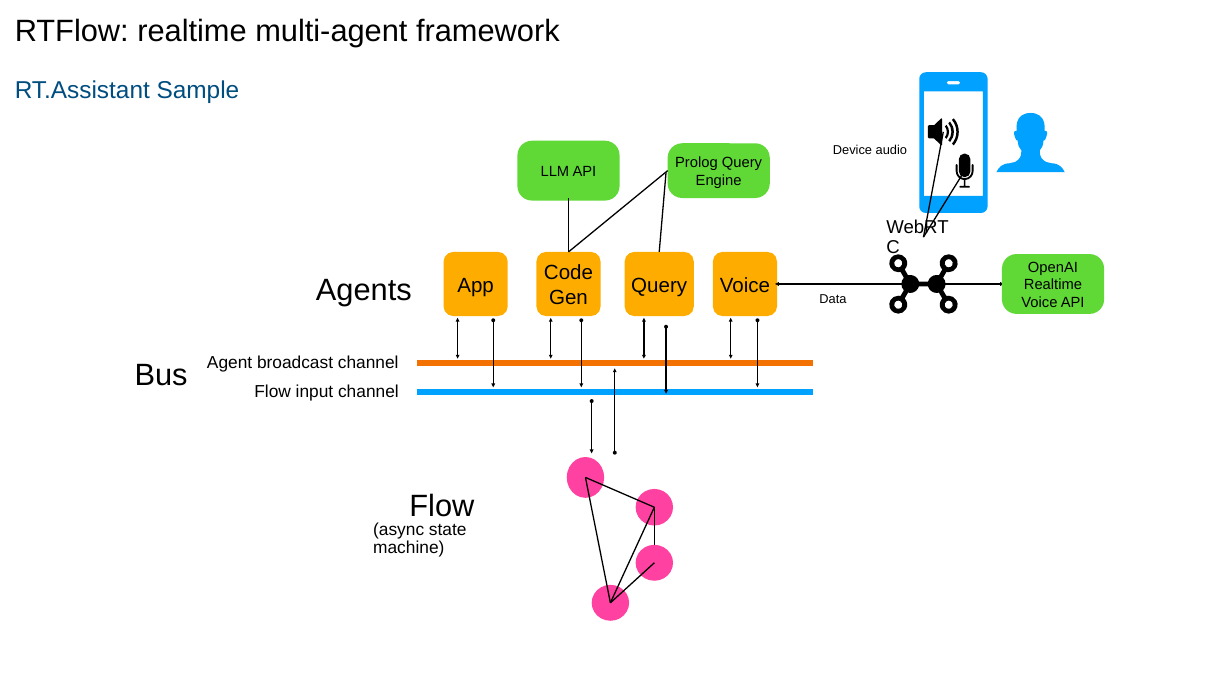
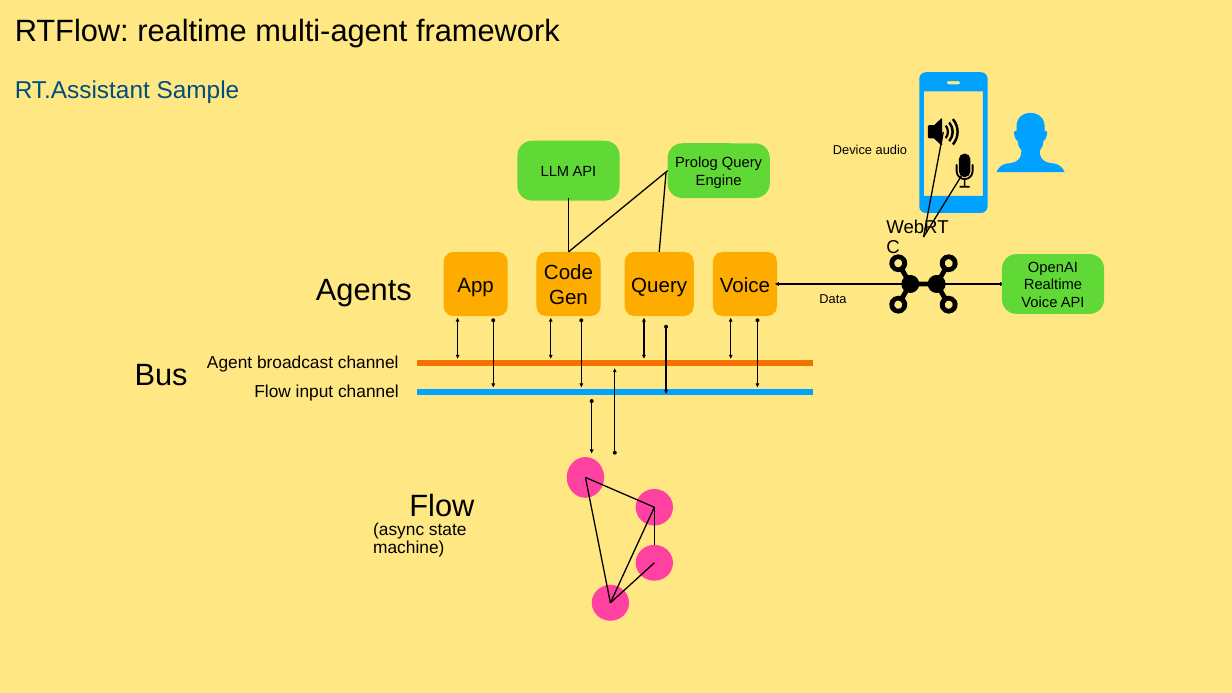
Before and after one commit to fwaris/RTOpenAI, a slide deck: slide 1 of src/Samples/PlanSelection/RT.Assistant/docs/docs.pptx. Drawn at 1232x693 pixels with LibreOffice and Linux fonts; fonts in the diff are those of the drawing. Boxes give left, top, right and bottom in pixels: in the first picture for what was removed or moved away, otherwise in the second. Text is boxed around its words. In the diff, an @@ line names an element or a change of style, - is before the commit and + after.

```diff
--- a/src/Samples/PlanSelection/RT.Assistant/docs/docs.pptx
+++ b/src/Samples/PlanSelection/RT.Assistant/docs/docs.pptx
@@ background #FFFFFF to #FFE884 @@
```
Also in this commit, not shown: 2 other files.
